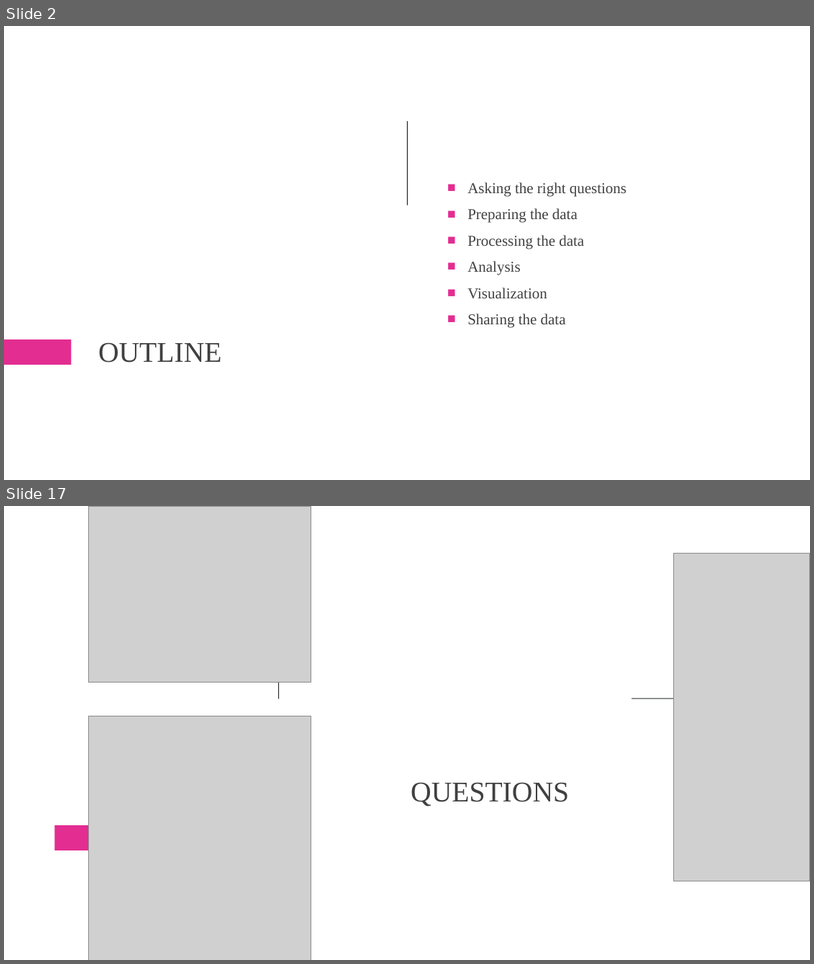
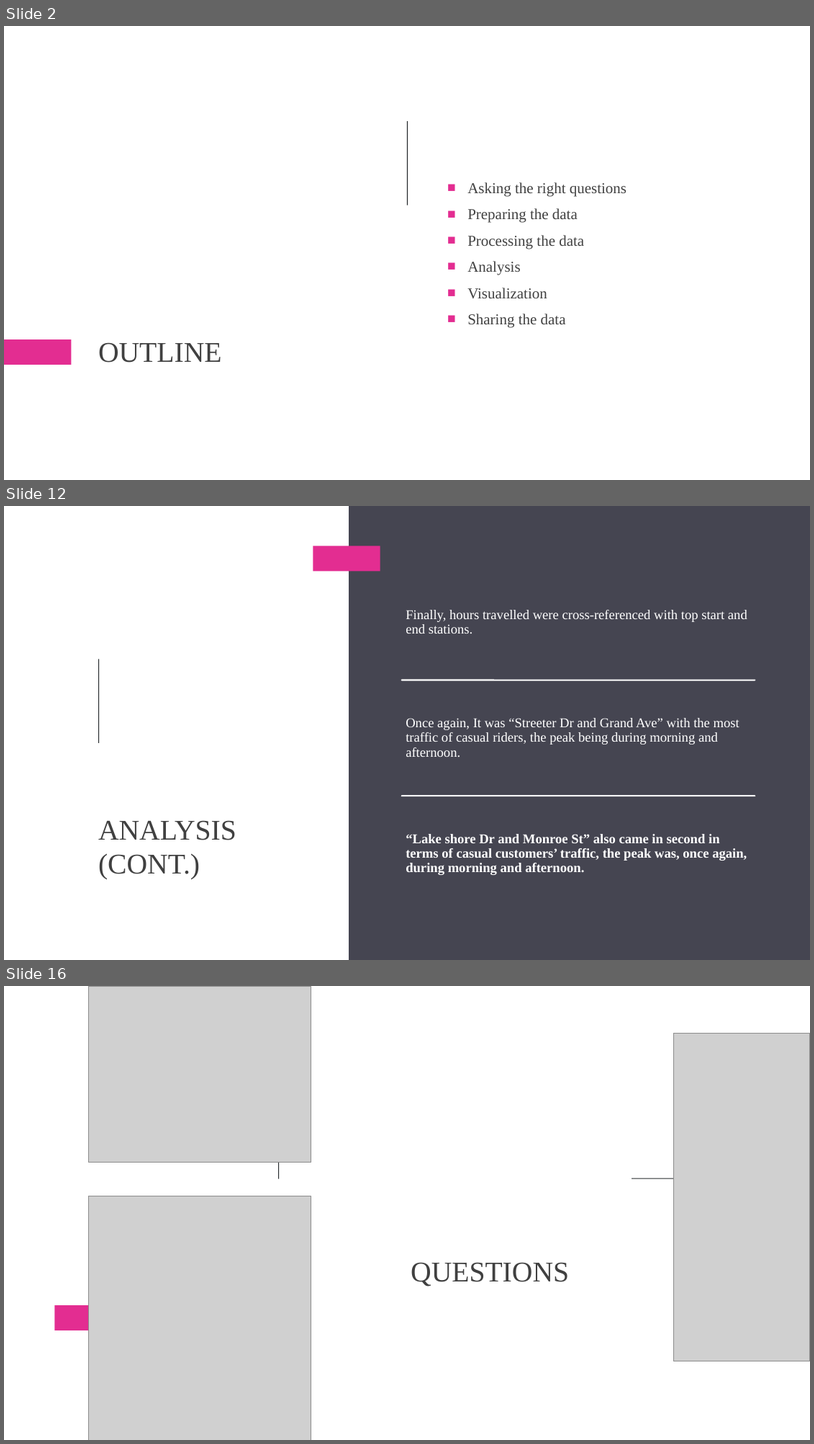
Before and after one commit to MuhammadOwais766/Google_Case_Study, a slide deck: Case_Study_Presentation.pptx. Shown one above the other, each under a label of ours: slides 2 and 17 before the commit, slides 2, 12 and 16 after it; the slides between them are not shown. The pictures are 814x964 and 814x1444 pixels, drawn with LibreOffice and Linux fonts; fonts in the diff are those of the drawing; grey boxes stand for pictures. Boxes give left, top, right and bottom in pixels: in the first picture for what was removed or moved away, otherwise in the second. Text is boxed around its words. In the diff, an @@ line names an element or a change of style, - is before the commit and + after.

```diff
--- a/Case_Study_Presentation.pptx
+++ b/Case_Study_Presentation.pptx
@@ slide 12 added at [4,506,810,960], background #FFFFFF @@
@@ rectangle added at [349,506,810,960], fill #454551 @@
@@ rectangle added at [313,546,381,572], fill #E32D91 @@
@@ rectangle added at [98,659,99,743], fill #24282B @@
@@ title added at [98,820,237,879], 34 pt, text #404040 @@
+ANALYSIS (CONT.)
@@ group added at [402,610,756,875]: 3 texts, 2 lines @@
+Finally, hours travelled were cross-referenced with top start and end stations.
+Once again, It was “Streeter Dr and Grand Ave” with the most traffic of casual riders, the peak being during morning and afternoon.
+“Lake shore Dr and Monroe St” also came in second in terms of casual customers’ traffic, the peak was, once again, during morning and afternoon.
@@ what was slide 17 is now slide 16 @@
```
Also in this commit, not shown: 4 slides changed, 10 other slides added, 12 slides removed, 8 other files.
